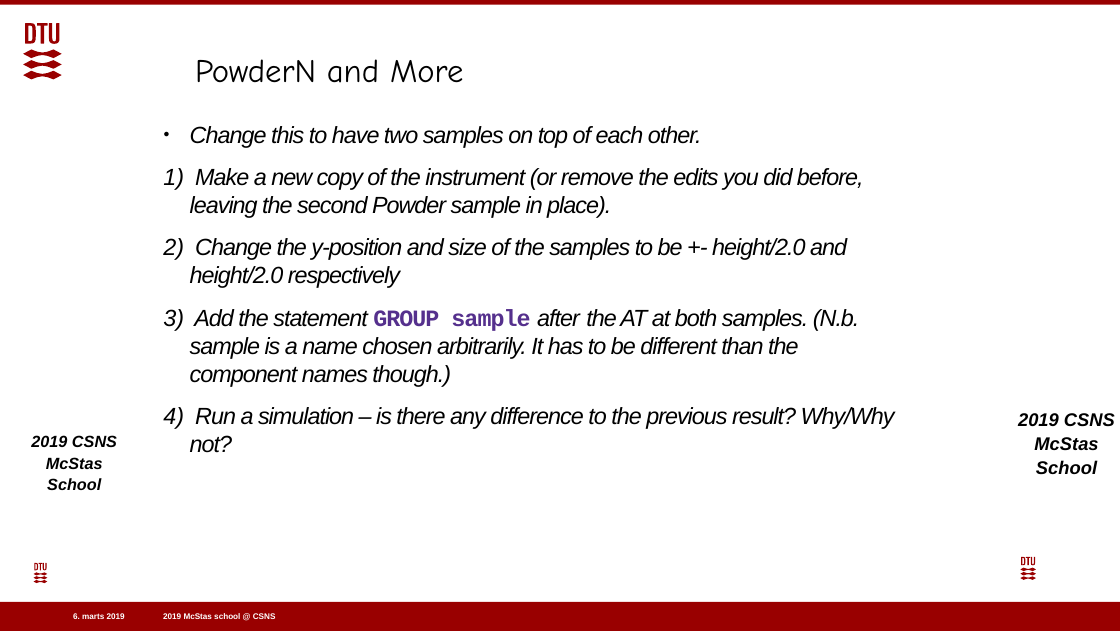
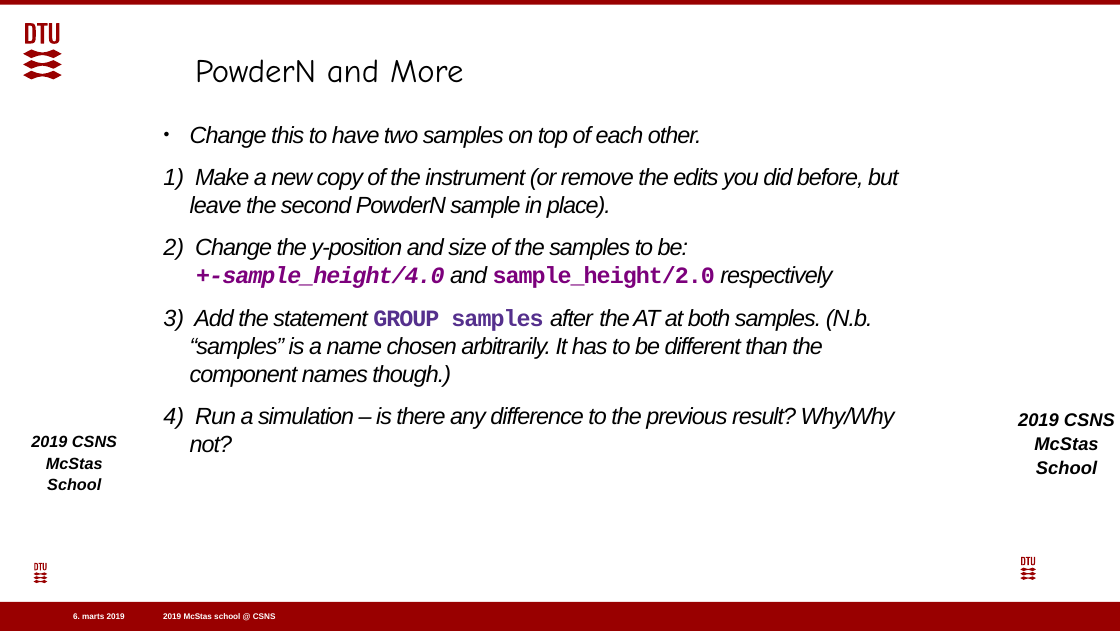
Before and after one commit to eddymaoui/Schools, a slide deck: slide 12 of CSNS_March_2019/3_Wednesday_March_27th/3_sample_and_keyword_exercise/3_sample_practical_powders_sx.pptx. Drawn at 1120x631 pixels with LibreOffice and Linux fonts; fonts in the diff are those of the drawing; background and template pictures are left out. Boxes give left, top, right and bottom in pixels: in the first picture for what was removed or moved away, otherwise in the second. Text is boxed around its words. In the diff, an @@ line names an element or a change of style, - is before the commit and + after.

```diff
--- a/CSNS_March_2019/3_Wednesday_March_27th/3_sample_and_keyword_exercise/3_sample_practical_powders_sx.pptx
+++ b/CSNS_March_2019/3_Wednesday_March_27th/3_sample_and_keyword_exercise/3_sample_practical_powders_sx.pptx
@@ text at (x1=190, y1=168, x2=898, y2=387): text changed @@
-1) Make a new copy of the instrument (or remove the edits you did before, leaving the second Powder sample in place).
-2) Change the y-position and size of the samples to be +- height/2.0 and height/2.0 respectively
-3) Add the statement GROUP sample after the AT at both samples. (N.b. sample is a name chosen arbitrarily. It has to be different than the component names though.)
+1) Make a new copy of the instrument (or remove the edits you did before, but leave the second PowderN sample in place).
+2) Change the y-position and size of the samples to be:
+   +-sample_height/4.0 and sample_height/2.0 respectively
+3) Add the statement GROUP samples after the AT at both samples. (N.b. “samples” is a name chosen arbitrarily. It has to be different than the component names though.)
```
Also in this commit, not shown: 1 other slide changed, 3 other files.
